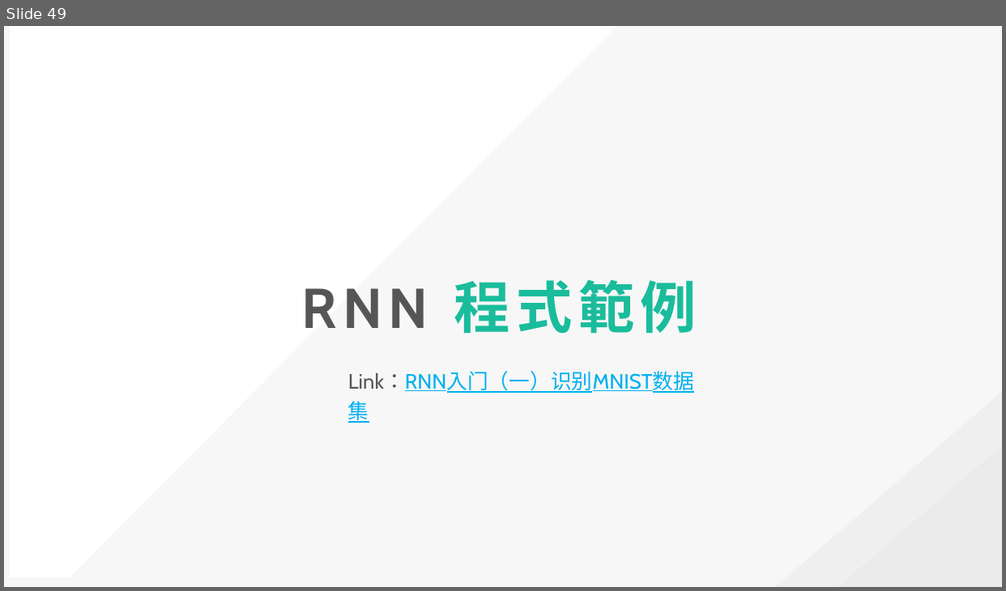
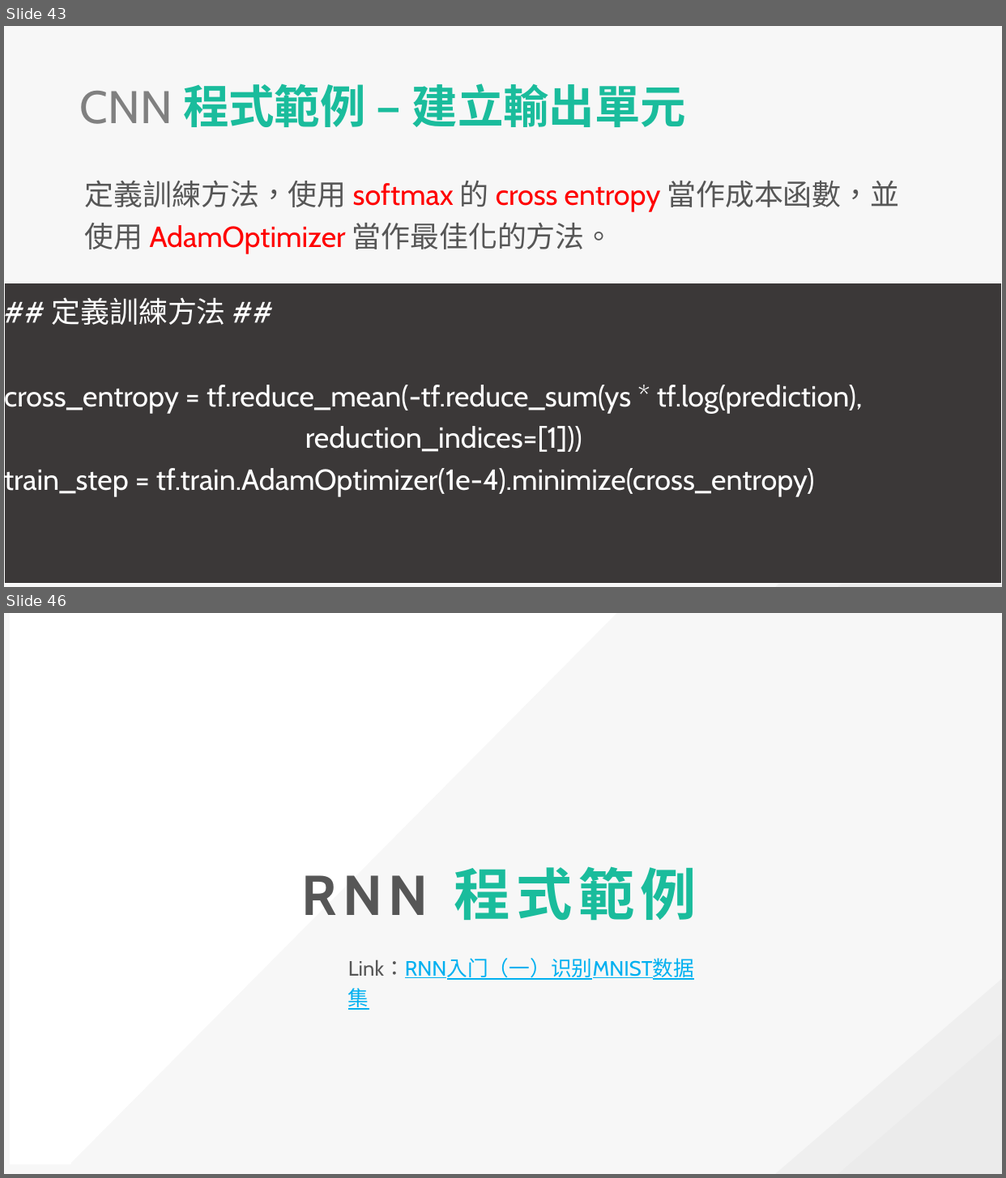
Before and after one commit to explooosion/deep-learn-example, a slide deck: CNN&RNN_20181019.pptx. Shown one above the other, each under a label of ours: slide 49 before the commit, slides 43 and 46 after it; the slides between them are not shown. The pictures are 1006x591 and 1006x1178 pixels, drawn with LibreOffice and Linux fonts; fonts in the diff are those of the drawing. Boxes give left, top, right and bottom in pixels: in the first picture for what was removed or moved away, otherwise in the second. Text is boxed around its words. In the diff, an @@ line names an element or a change of style, - is before the commit and + after.

```diff
--- a/CNN&RNN_20181019.pptx
+++ b/CNN&RNN_20181019.pptx
@@ slide 43 added at bbox=[4, 26, 1002, 587], background #F7F7F7; not listed: 2 template elements that a slide beside it also shows @@
@@ text added at bbox=[80, 84, 687, 127], 44 pt, text #1ABC9C, bold @@
+CNN 程式範例 – 建立輸出單元
@@ text added at bbox=[85, 180, 899, 254], 28 pt, text #FF0000 @@
+定義訓練方法，使用 softmax 的 cross entropy 當作成本函數，並使用 AdamOptimizer 當作最佳化的方法。
@@ rectangle added at bbox=[4, 284, 1002, 584], fill #3B3838, outline #FFFFFF 0.75 pt, 28 pt, text #FFFFFF @@
+## 定義訓練方法 ##
+cross_entropy = tf.reduce_mean(-tf.reduce_sum(ys * tf.log(prediction),
+reduction_indices=[1]))
+train_step = tf.train.AdamOptimizer(1e-4).minimize(cross_entropy)
@@ what was slide 49 is now slide 46 @@
```
Also in this commit, not shown: 2 slides changed, 13 other slides added, 17 slides removed.
